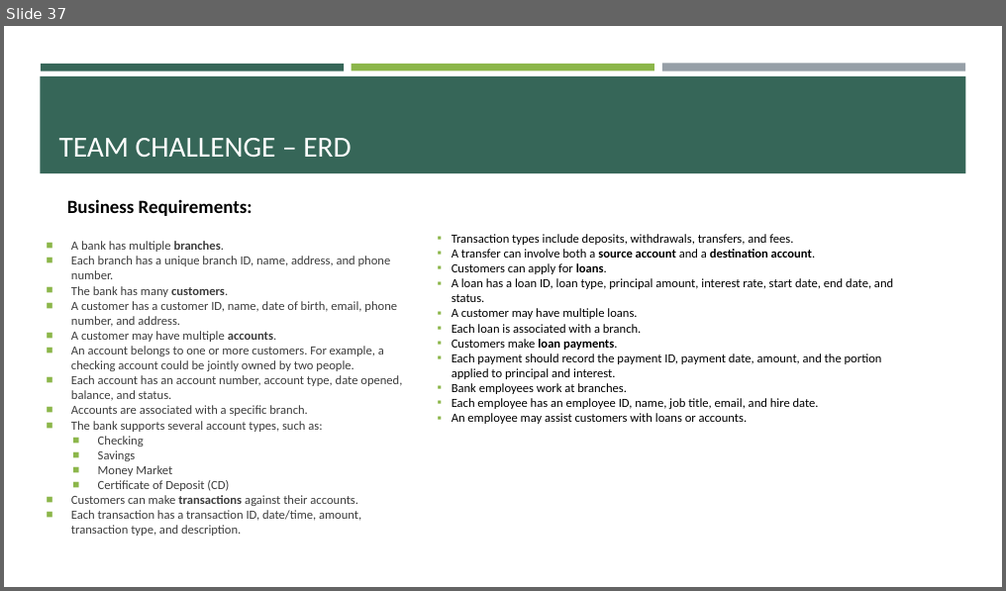
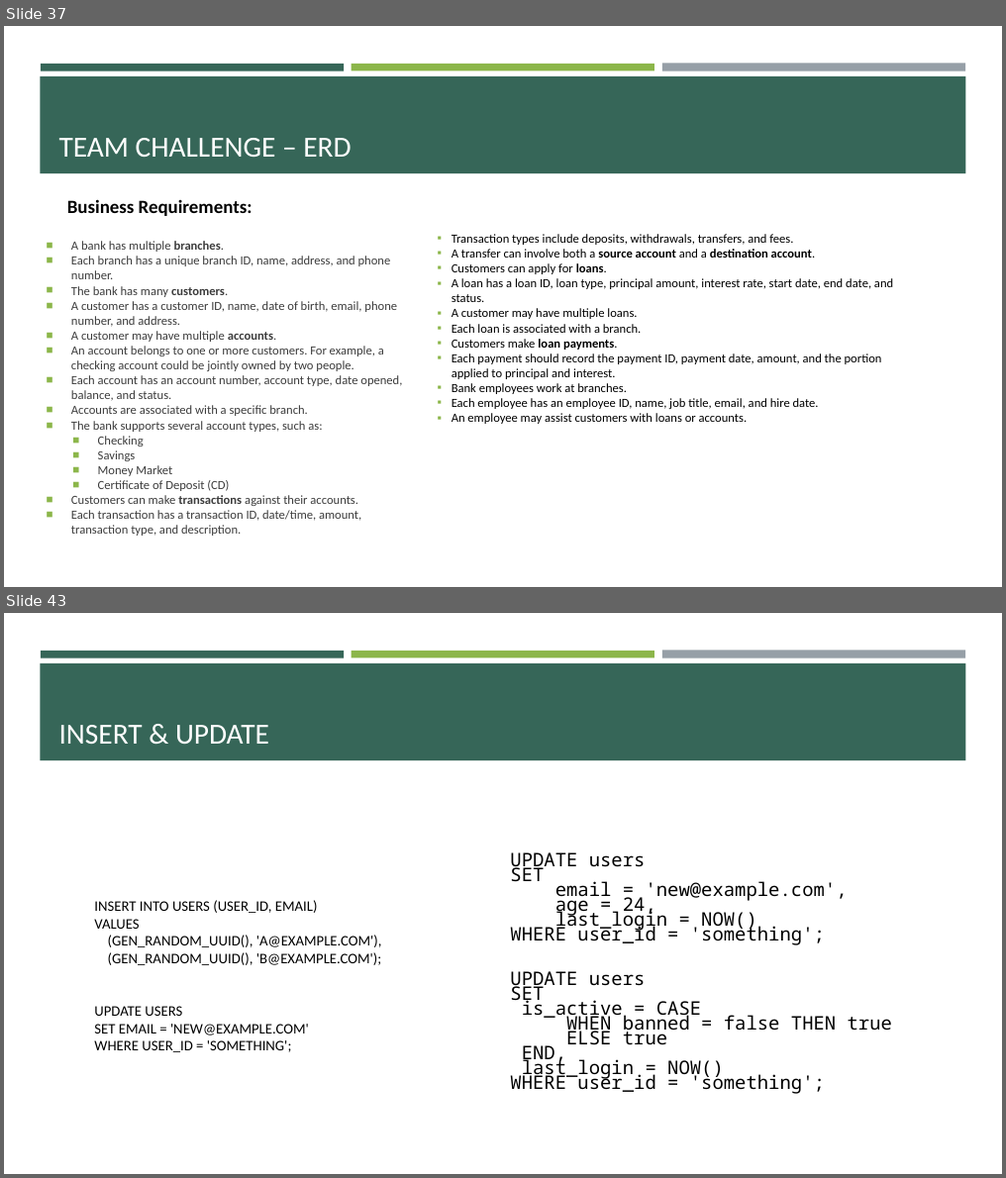
Before and after one commit to e-m-wilson/java-fs, a slide deck: Week_3/SQL_postgres.pptx. Shown one above the other, each under a label of ours: slide 37 before the commit, slides 37 and 43 after it; the slides between them are not shown. The pictures are 1006x591 and 1006x1178 pixels, drawn with LibreOffice and Linux fonts; fonts in the diff are those of the drawing. Boxes give left, top, right and bottom in pixels: in the first picture for what was removed or moved away, otherwise in the second. Text is boxed around its words. In the diff, an @@ line names an element or a change of style, - is before the commit and + after.

```diff
--- a/Week_3/SQL_postgres.pptx
+++ b/Week_3/SQL_postgres.pptx
@@ slide 43 added at (4,613,1002,1174), background #FFFFFF; not listed: 4 template elements that a slide beside it also shows @@
@@ title added at (59,725,269,744), 28 pt, text #FFFFFF @@
+INSERT & UPDATE
@@ text added at (510,853,892,1094), 18 pt, text #000000 @@
+UPDATE users
+SET
+email = 'new@example.com',
+age = 24,
+last_login = NOW()
+WHERE user_id = 'something';
+UPDATE users
+SET
+is_active = CASE
+WHEN banned = false THEN true
+ELSE true
+END,
+last_login = NOW()
+WHERE user_id = 'something';
@@ text added at (94,900,382,1053), 14 pt, text #000000 @@
+INSERT INTO USERS (USER_ID, EMAIL)
+VALUES
+(GEN_RANDOM_UUID(), 'A@EXAMPLE.COM'),
+(GEN_RANDOM_UUID(), 'B@EXAMPLE.COM');
+UPDATE USERS
+SET EMAIL = 'NEW@EXAMPLE.COM'
+WHERE USER_ID = 'SOMETHING';
```
Also in this commit, not shown: 20 other slides added.
